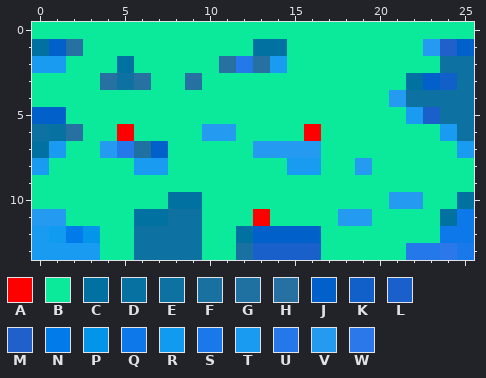
Pixel-art sprite, stored at res/lvls/1.png. The picture above is the old version.
The file is 26x14 pixels. Colours within 5 levels of each other are drawn and written as one.
Palette (. is transparent): A #fe0000  B #0bea9a  C #0071a1  D #0771a1  E #0d71a1  F #1871a1  G #1f71a1  H #2671a1  J #0160ca  K #1160ca  L #1960ca  M #1f60ca  N #017aea  P #0295ea  Q #0c78ea  R #109bf0  S #1978ea  T #189bf0  U #2578ea  V #249bf0  W #2b78ea
Pixels before, first column x 0:
 0 BBBBBBBBBBBBBBBBBBBBBBBBBB
 1 CJHBBBBBBBBBBCCBBBBBBBBVMJ
 2 TTBBBCBBBBBHUHTBBBBBBBBBEE
 3 BBBBHEHBBHBBBBBBBBBBBBCJKE
 4 BBBBBBBBBBBBBBBBBBBBBVEEEE
 5 JJBBBBBBBBBBBBBBBBBBBBTLEE
 6 EDHBBABBBBVVBBBBABBBBBBBTE
 7 CTBBVUGJBBBBBVVVVBBBBBBBBT
 8 TBBBBBTTBBBBBBBTTBBVBBBBBB
 9 BBBBBBBBBBBBBBBBBBBBBBBBBB
10 BBBBBBBBCCBBBBBBBBBBBVVBBC
11 VVBBBBCCEEBBBABBBBVVBBBBCQ
12 TRNPBBEEEEBBCJJJJBBBBBBBQQ
13 TTTTBBEEEEBBFLLLLBBBBBUUWS
Once edited:
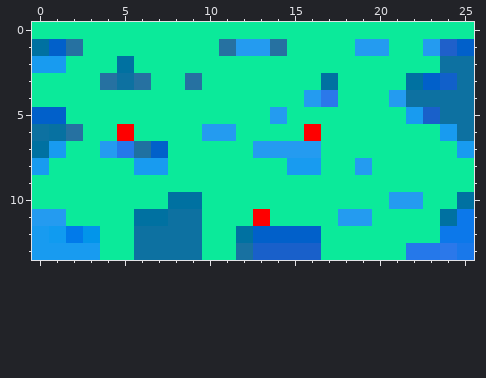
Diff:
Changed rows in their new state; - is an unchanged pixel.
first column x 11:
 1 HVVH----VV
 2 BBBB------
 3 ------C---
 4 -----VW---
 5 ---V------
